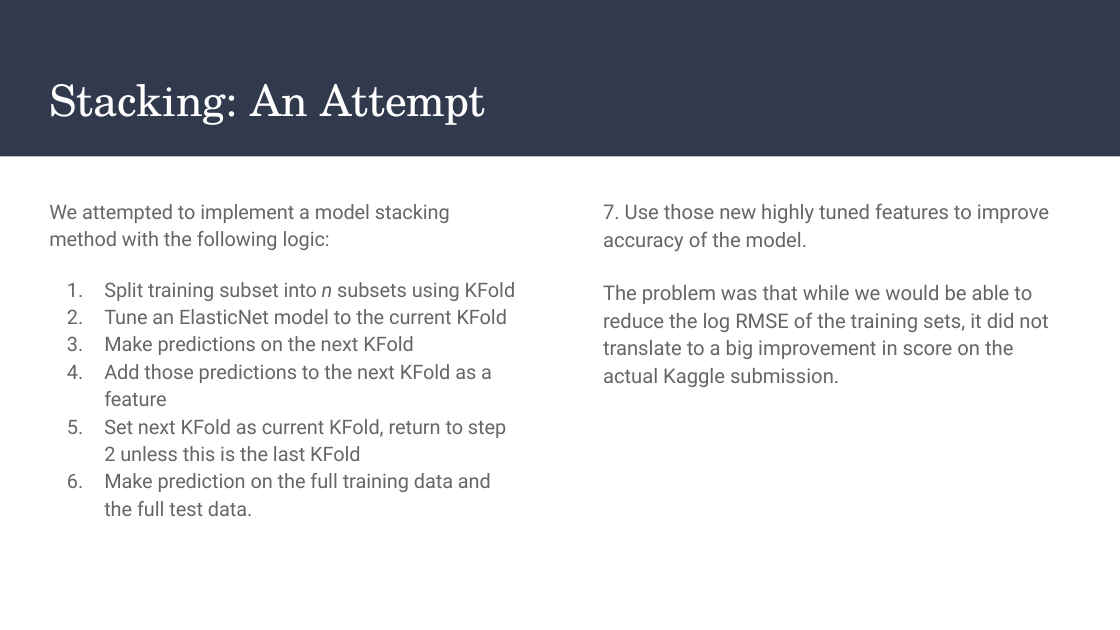
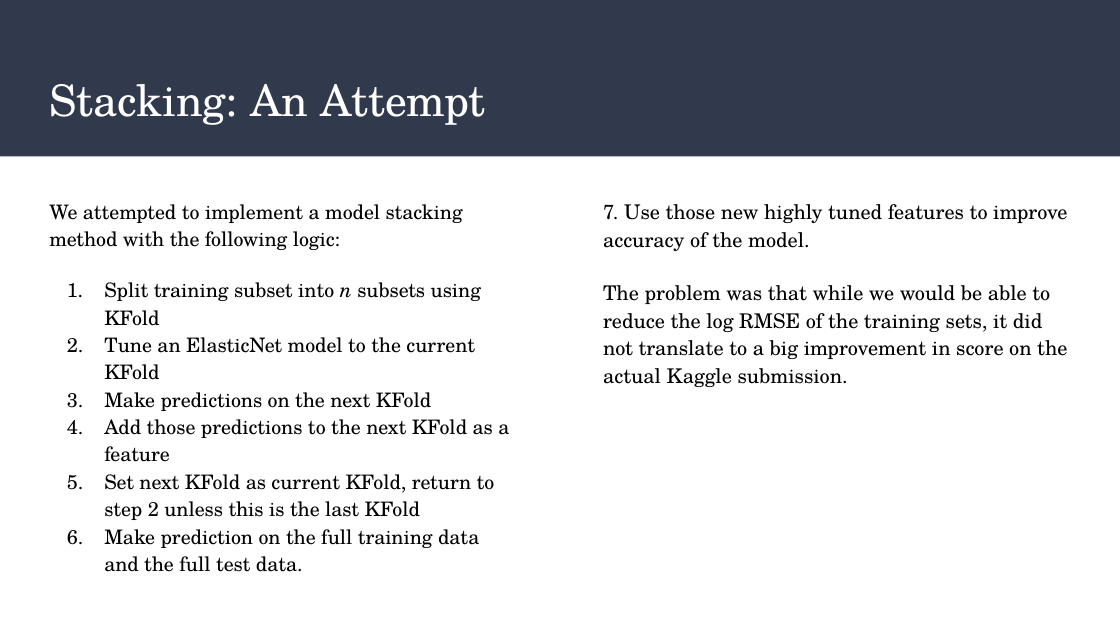
Before and after one commit to saudino480/machina_ex_kaggle, a slide deck: slide 14 of presentation/Machina-Ex-Kaggle Presentation_beta.pptx (slide 13 before the commit). Drawn at 1120x630 pixels with LibreOffice and Linux fonts; fonts in the diff are those of the drawing. Boxes give left, top, right and bottom in pixels: in the first picture for what was removed or moved away, otherwise in the second. Text is boxed around its words. In the diff, an @@ line names an element or a change of style, - is before the commit and + after.

```diff
--- a/presentation/Machina-Ex-Kaggle Presentation_beta.pptx
+++ b/presentation/Machina-Ex-Kaggle Presentation_beta.pptx
@@ text "We attempted to implement a ..." at (x1=49, y1=204, x2=509, y2=572): font Roboto to TeX Gyre Schola, text colour #666666 to #000000; size 12.7 to 13 pt in "n"; bullet colour #666666 to #000000 @@
@@ text "7. Use those new highly ..." at (x1=603, y1=204, x2=1067, y2=387): font Roboto to TeX Gyre Schola, text colour #666666 to #000000 @@
```
Also in this commit, not shown: 11 other slides changed, 1 slide added, 2 other files.
